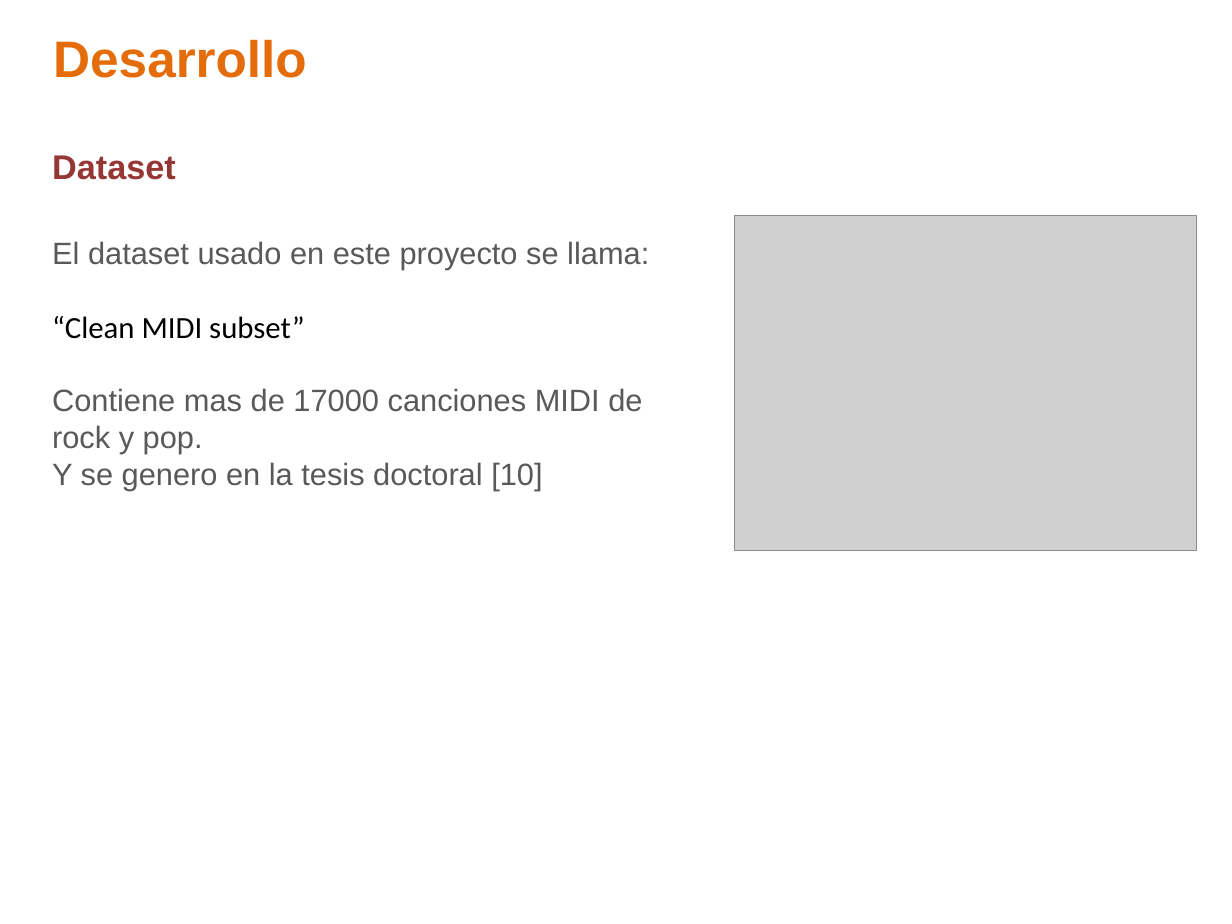
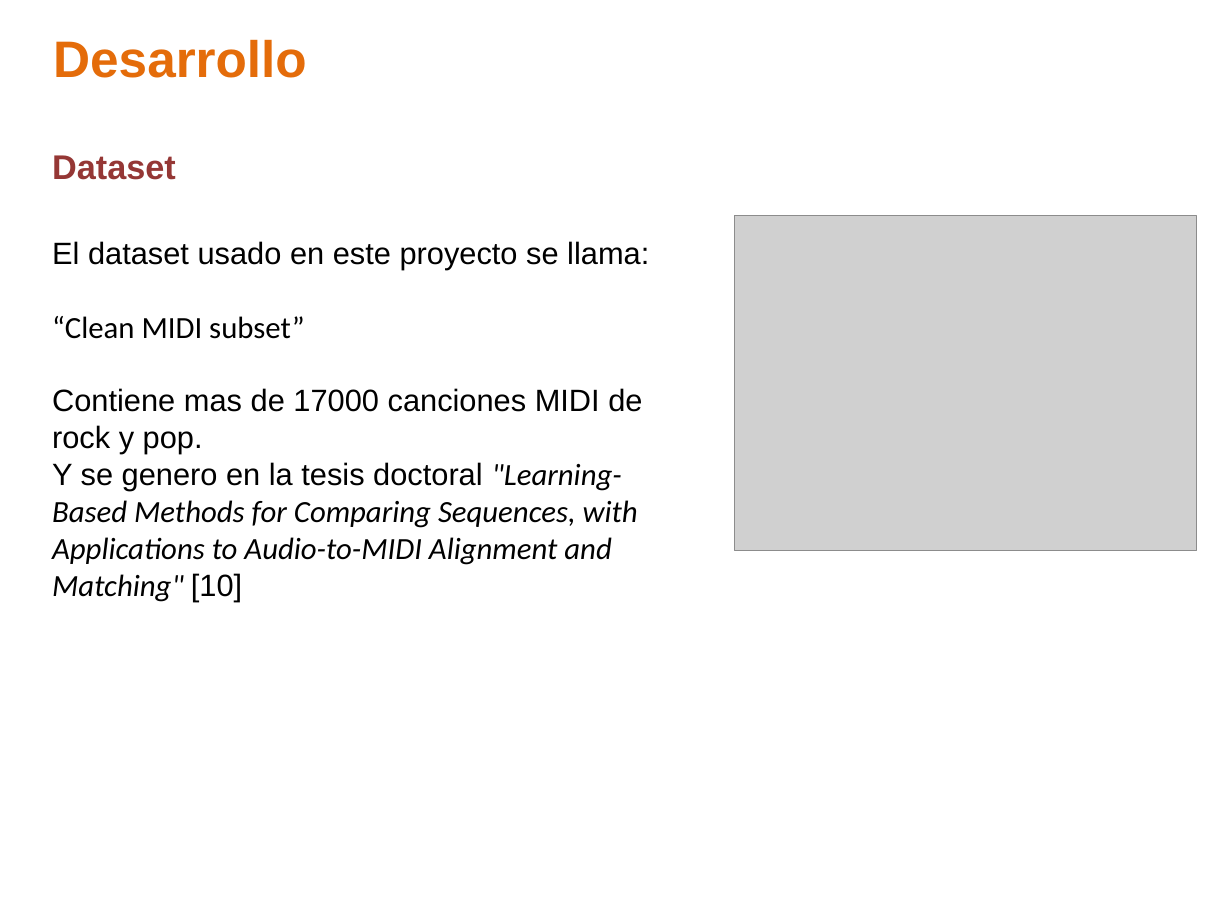
Before and after one commit to ealn/Tesis, a slide deck: slide 15 of documentos/Presentacion.pptx (slide 13 before the commit). Drawn at 1232x924 pixels with LibreOffice and Linux fonts; fonts in the diff are those of the drawing; grey boxes stand for pictures; background and template pictures are left out. Boxes give left, top, right and bottom in pixels: in the first picture for what was removed or moved away, otherwise in the second. Text is boxed around its words. In the diff, an @@ line names an element or a change of style, - is before the commit and + after.

```diff
--- a/documentos/Presentacion.pptx
+++ b/documentos/Presentacion.pptx
@@ text at box(52, 241, 649, 454): text colour #595959 to #000000 in "El dataset usado en este proyecto se ...", "Contiene mas de 17000 canciones MIDI de ..." @@
@@ text at box(52, 462, 638, 602): text changed; font Arial to Calibri; text colour #595959 to #000000; italic on @@
-Y se genero en la tesis doctoral [10]
+Y se genero en la tesis doctoral "Learning-Based Methods for Comparing Sequences, with Applications to Audio-to-MIDI Alignment and Matching" [10]
```
Also in this commit, not shown: 10 other slides changed, 4 slides added, 1 other file.
